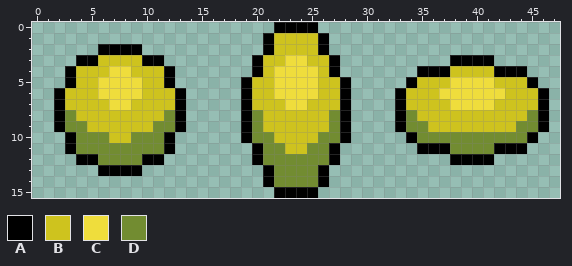
Pixel-art sprite -- RealDodgeball/RealDodgeballContent/ball.png. The picture above is the old version.
The file is 48x16 pixels.
Palette (. is transparent): A #000000  B #cec31e  C #efdd3c  D #728c31
Pixels before, first column x 2:
 0 ....................AAAA.....................
 1 ...................ABBBBA....................
 2 ....AAAA...........ABBBBA....................
 3 ..AABBBBAA........ABBCCBBA..........AAAA.....
 4 .ABBBCCBBBA.......ABCCCCBA.......AAABBBBAAA..
 5 .ABBCCCCBBA......ABBCCCCBBA.....ABBBCCCCBBBA.
 6 ABBBCCCCBBBA.....ABBCCCCBBA....ABBBCCCCCCBBBA
 7 ABBBBCCBBBBA.....ABBBCCBBBA....ABBBBCCCCBBBBA
 8 ADBBBBBBBBDA.....ADBBBBBBDA....ADBBBBBBBBBBDA
 9 ADDBBBBBBDDA.....ADBBBBBBDA....ADDBBBBBBBBDDA
10 .ADDDBBDDDA......ADDBBBBDDA.....ADDDDDDDDDDA.
11 .ADDDDDDDDA.......ADDBBDDA.......AAADDDDAAA..
12 ..AADDDDAA........ADDDDDDA..........AAAA.....
13 ....AAAA...........ADDDDA....................
14 ...................ADDDDA....................
15 ....................AAAA.....................
Once edited:
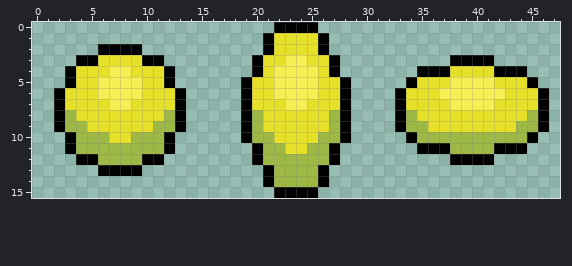
Edits made:
colour B: #cec31e -> #e6e028
colour C: #efdd3c -> #f7ee54
colour D: #728c31 -> #9db844
Changed places in both pictures, as pixel boxes (x1, y1, x2, y2):
changed: (252, 33, 340, 187)
changed: (65, 55, 175, 165)
changed: (406, 66, 538, 154)
